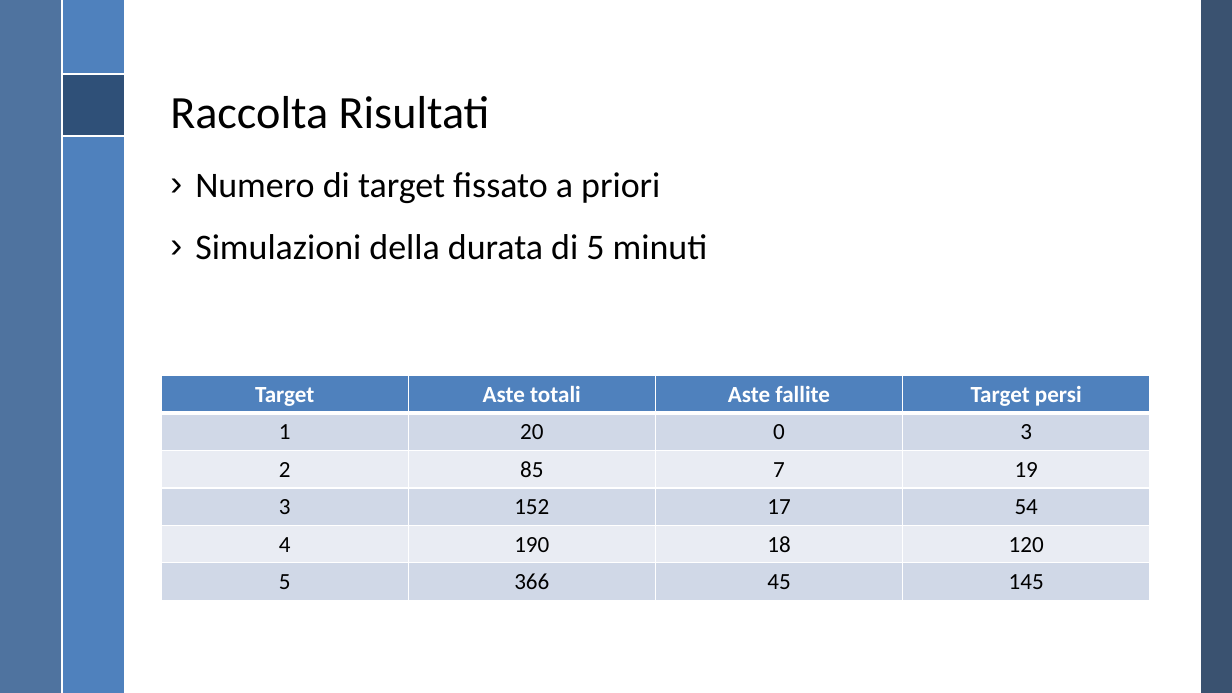
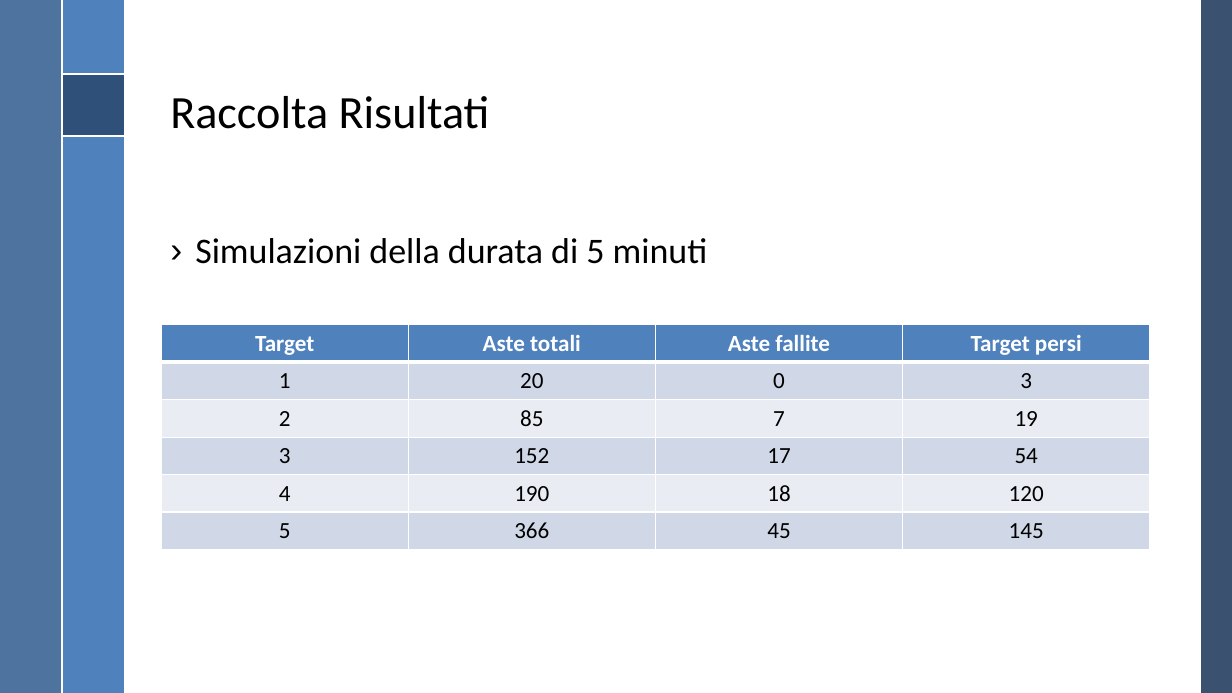
Before and after one commit to RiccardoGrieco/masTracking, a slide deck: slide 9 of Presentazione MAS/Presentazione MAS.pptx. Drawn at 1232x693 pixels with LibreOffice and Linux fonts; fonts in the diff are those of the drawing; background and template pictures are left out. Boxes give left, top, right and bottom in pixels: in the first picture for what was removed or moved away, otherwise in the second. Text is boxed around its words. In the diff, an @@ line names an element or a change of style, - is before the commit and + after.

```diff
--- a/Presentazione MAS/Presentazione MAS.pptx
+++ b/Presentazione MAS/Presentazione MAS.pptx
@@ text at (x1=195, y1=172, x2=660, y2=203): paragraph removed @@
-› Numero di target fissato a priori
@@ table moved from (x1=161, y1=375, x2=1148, y2=600) to (x1=161, y1=324, x2=1148, y2=549) @@
```
Also in this commit, not shown: 10 other slides changed.
